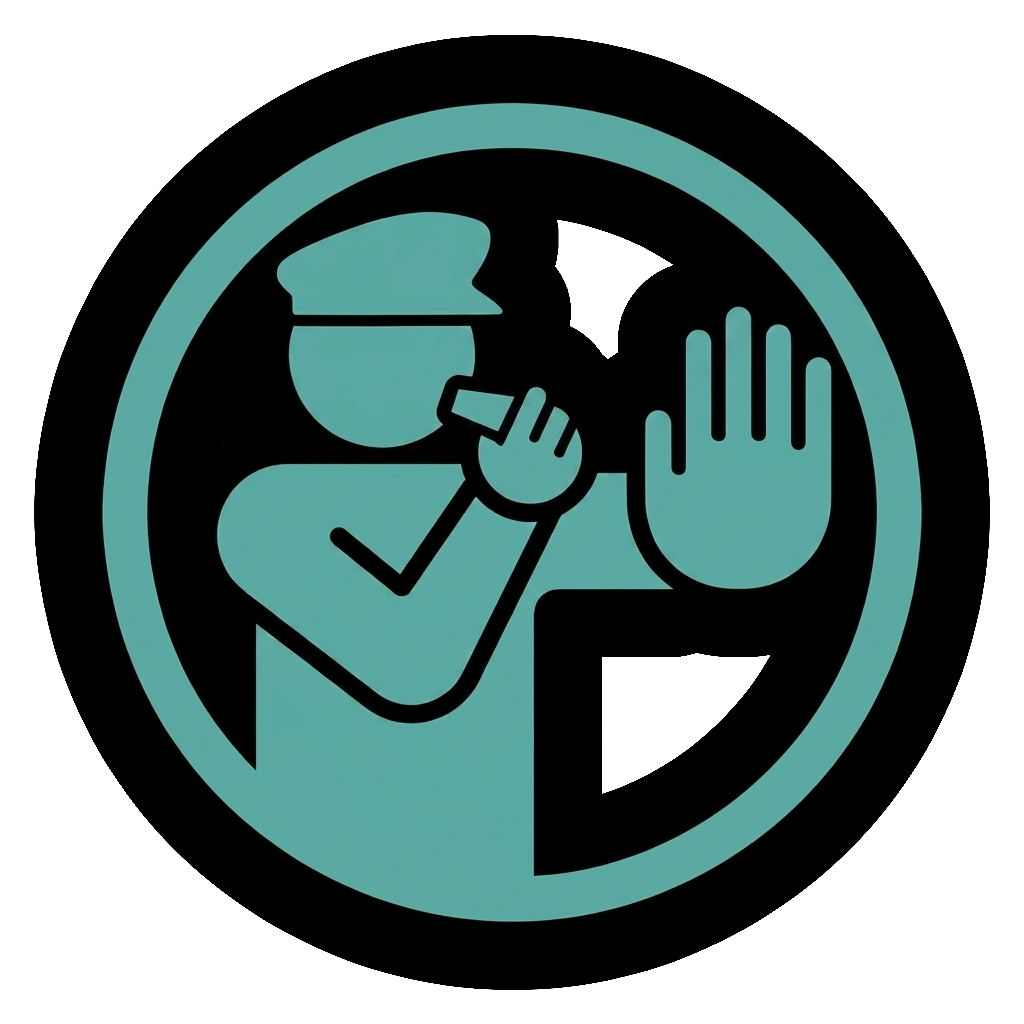
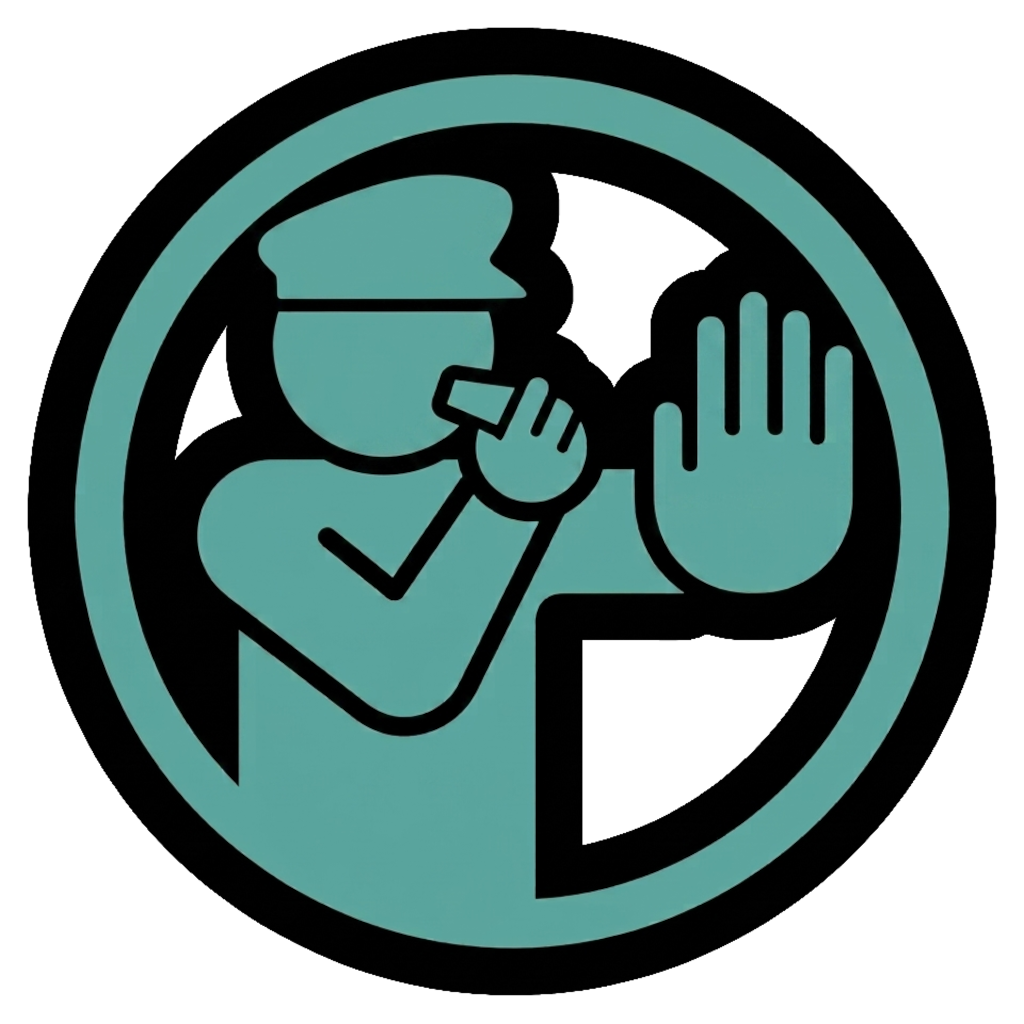
The second 1024x1024 image is a revision of the first. Changes to its layers:
added layer "Gemini_Generated_Image_ly8maly8maly8mal.jpg" above "Gemini_Generated_Image_39xx6q39xx6q39xx.jpg" over box(27, 27, 997, 996)
hid "Gemini_Generated_Image_39xx6q39xx6q39xx.jpg", painted on it over box(28, 28, 996, 995)